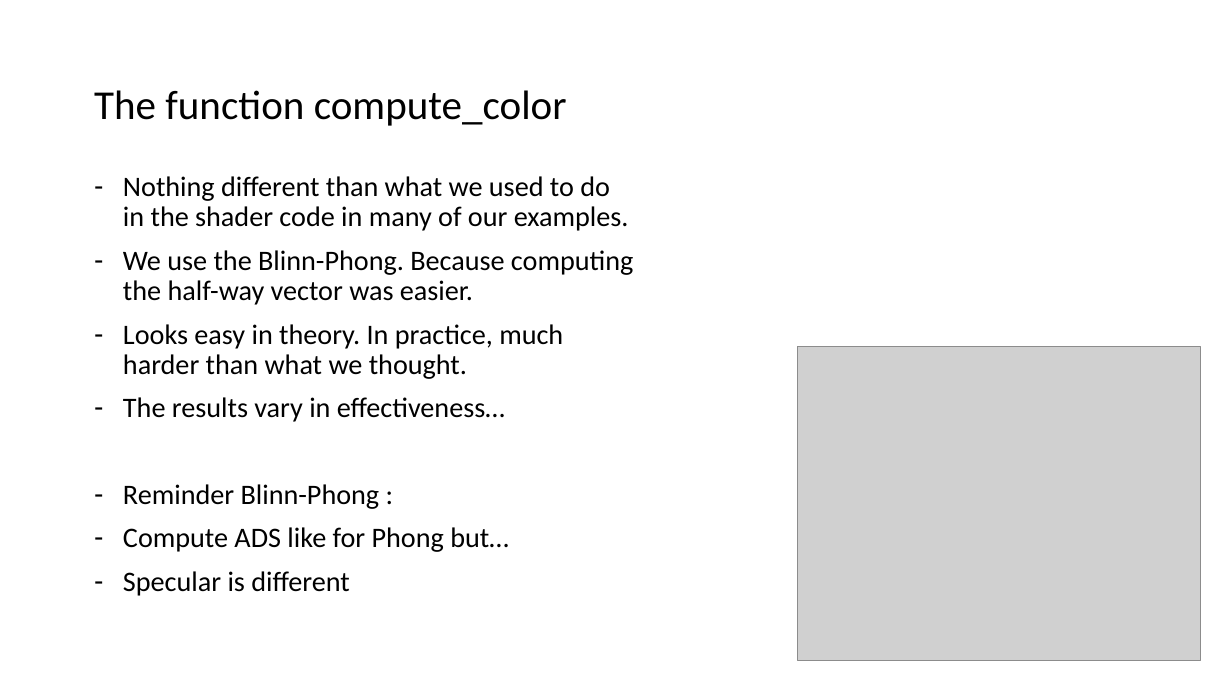
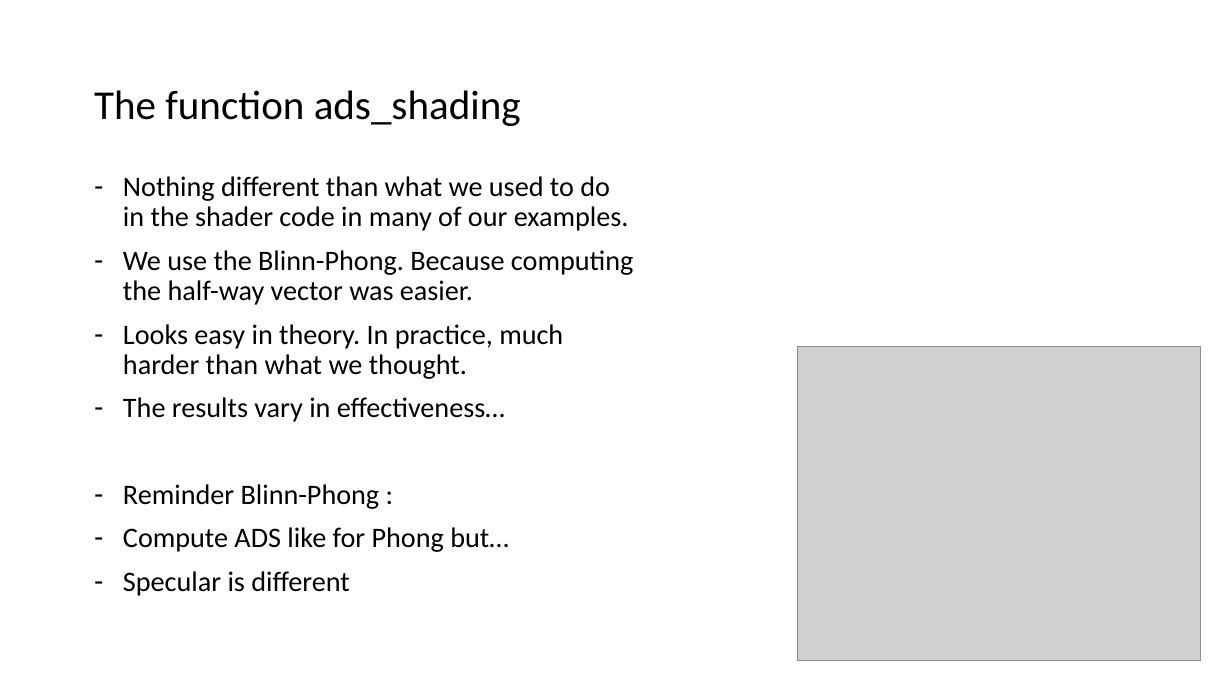
Before and after one commit to lanzrein/raytracing, a slide deck: slide 8 of raytracing.pptx. Drawn at 1232x693 pixels with LibreOffice and Linux fonts; fonts in the diff are those of the drawing; grey boxes stand for pictures. Boxes give left, top, right and bottom in pixels: in the first picture for what was removed or moved away, otherwise in the second. Text is boxed around its words. In the diff, an @@ line names an element or a change of style, - is before the commit and + after.

```diff
--- a/raytracing.pptx
+++ b/raytracing.pptx
@@ title at [94, 90, 521, 126]: text changed @@
-The function compute_color
+The function ads_shading
```
Also in this commit, not shown: 1 other slide changed, 1 other file.
